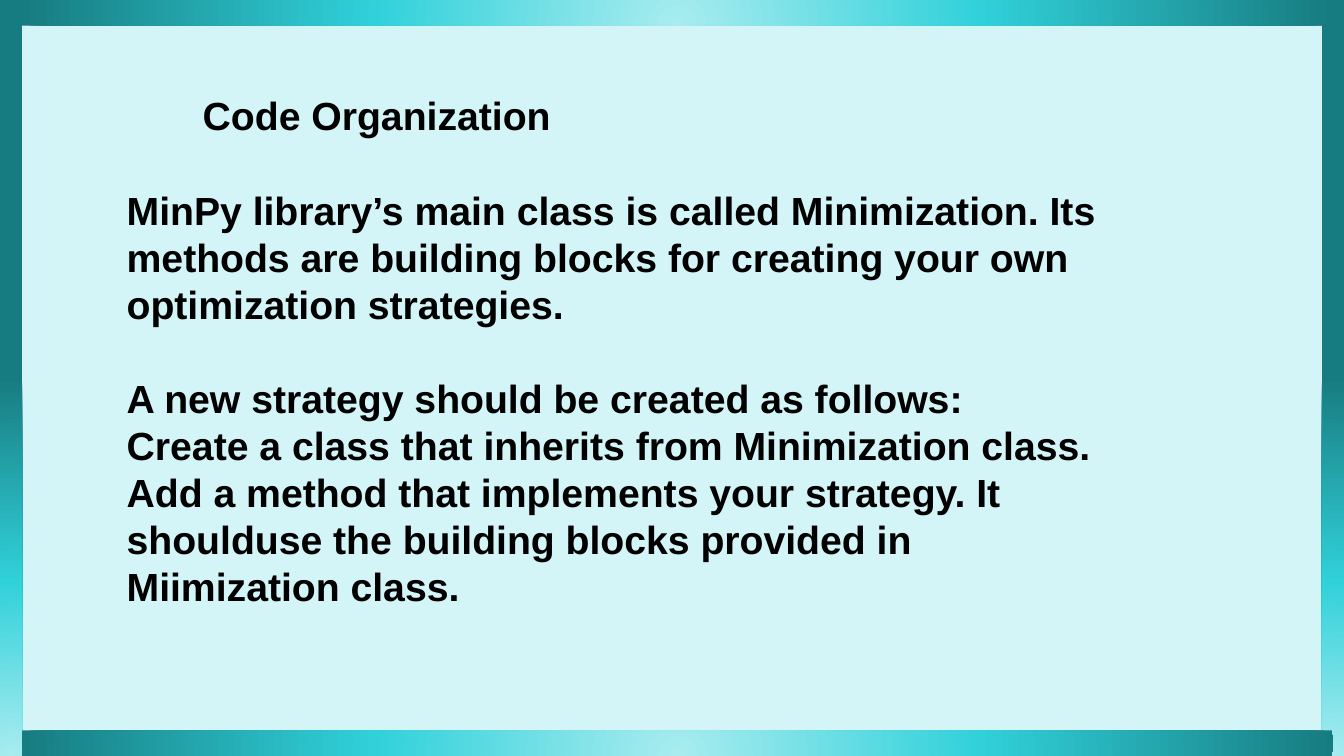
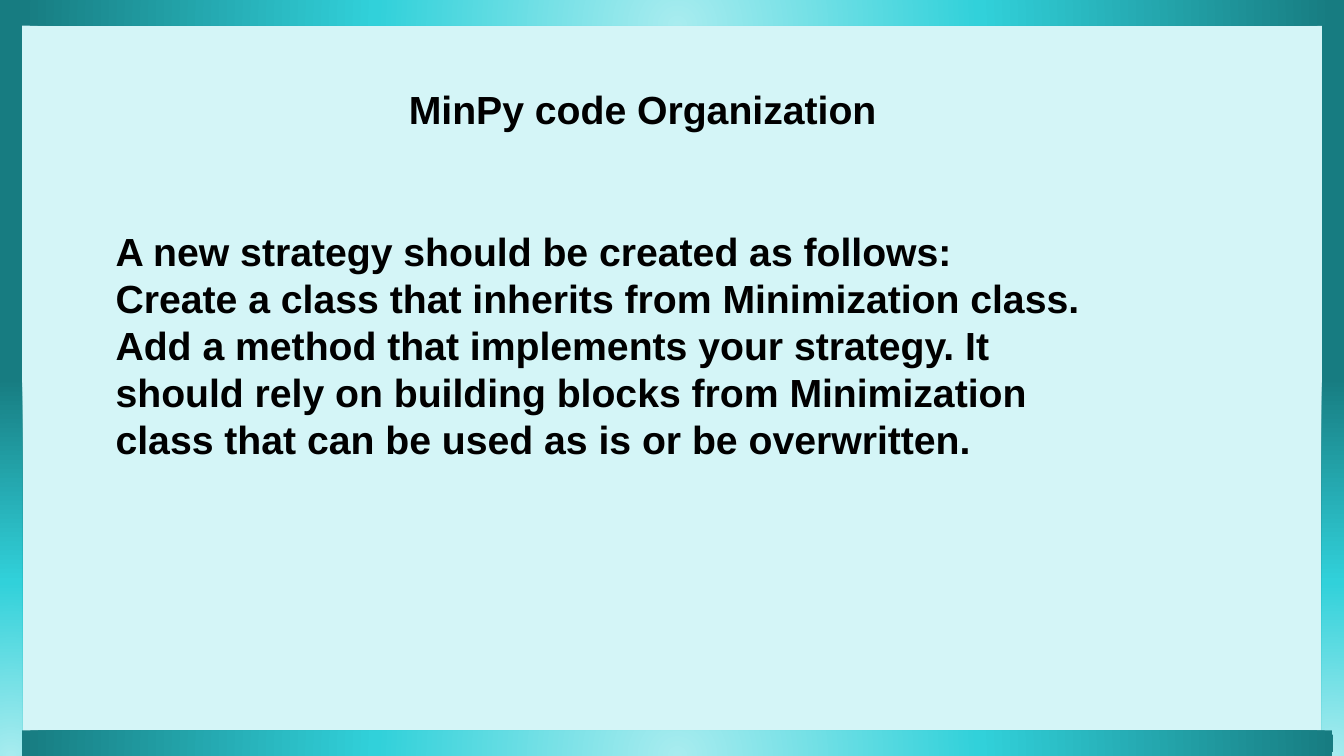
Before and after one commit to nadiakap/MinPy_edu, a slide deck: slide 18 of 2022-Scipy_presentation.pptx (slide 17 before the commit). Drawn at 1344x756 pixels with LibreOffice and Linux fonts; fonts in the diff are those of the drawing. Boxes give left, top, right and bottom in pixels: in the first picture for what was removed or moved away, otherwise in the second. Text is boxed around its words. In the diff, an @@ line names an element or a change of style, - is before the commit and + after.

```diff
--- a/2022-Scipy_presentation.pptx
+++ b/2022-Scipy_presentation.pptx
@@ text "MinPy code Organization": place and size @@
-text "MinPy code Organization" at box(127, 101, 1096, 602)
+text "MinPy code Organization" at box(116, 95, 1079, 455)
@@ text at box(409, 95, 876, 132): text changed @@
-Code Organization
-MinPy library’s main class is called Minimization. Its methods are building blocks for creating your own optimization strategies.
+MinPy code Organization
@@ text at box(116, 331, 1027, 455): text changed @@
-Add a method that implements your strategy. It shoulduse the building blocks provided in Miimization class.
+Add a method that implements your strategy. It should rely on building blocks from Minimization class that can be used as is or be overwritten.
```
Also in this commit, not shown: 3 other slides changed, 1 slide added, 1 other file.
